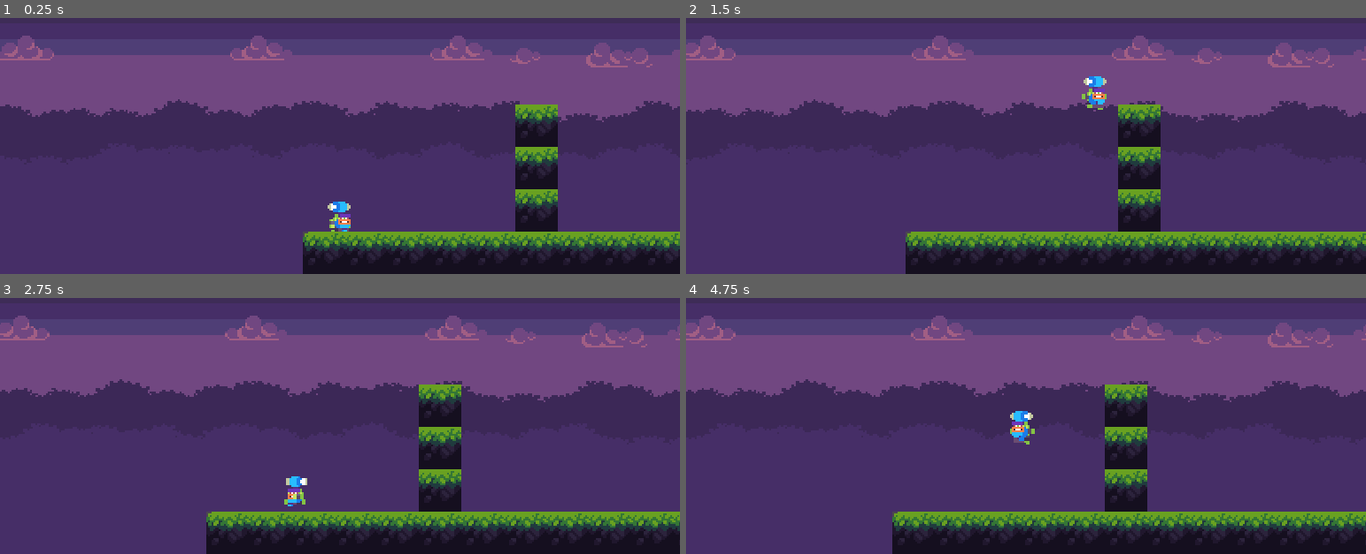
Above: before the commit, frames 1-4 (two rows, left to right).
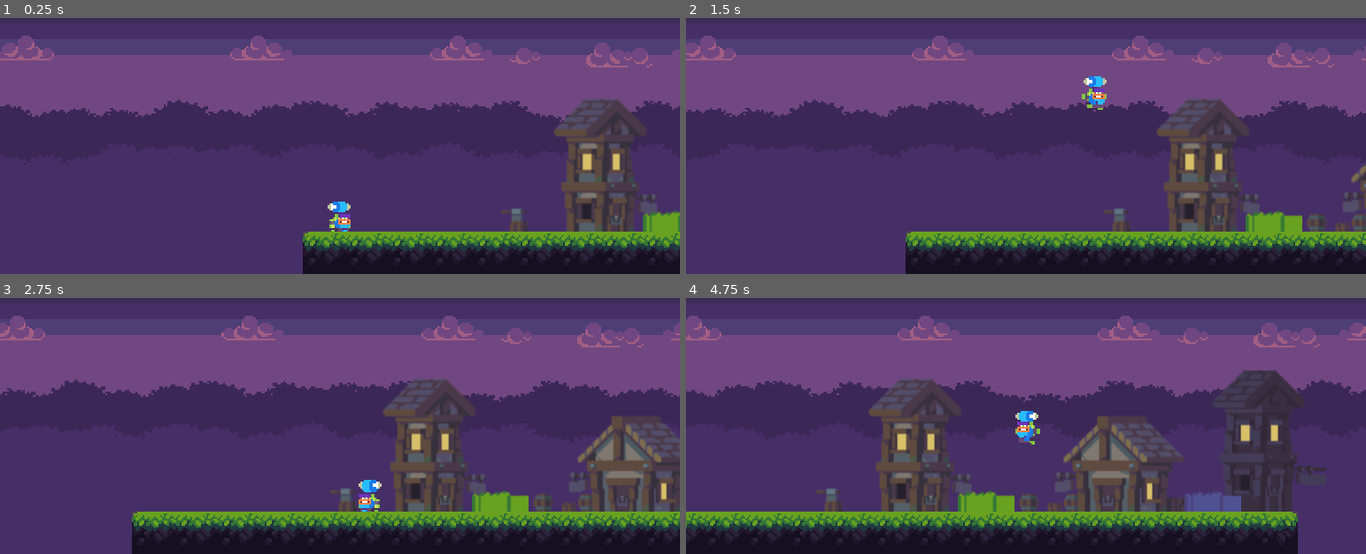
Above: after the commit, the same moments.

Repository: Gui-dev/the-mighty-rune
Game: Godot game, scene res://scene/management/game_level.tscn
The game is run twice, just before and just after one commit, with the same random seed, the same clock (stepped at 60 frames per second) and the same inputs.
Inputs:
- Up to frame 1 (0.25 s): no input
- Up to frame 2 (1.5 s): tap Enter at 0.5 s; hold Right (ui_right) from 0.53 s (still down); tap Space (ui_select) at 0.77 s
- Up to frame 3 (2.75 s): tap Space (ui_select) at 1.52 s; release Right (ui_right) at 2.03 s; hold Left (ui_left) from 2.03 s (still down)
- Up to frame 4 (4.75 s): release Left (ui_left) at 2.78 s; hold Right (ui_right) 2.78-4.28 s; tap Space (ui_select) at 3.02, 3.77, 4.52 s; hold Left (ui_left) from 4.28 s (still down)

The runs differ from the first frame. In frame 1, 8.0% of the frame differs, in the area x 73-100%, y 31-84%; in frame 2, 8.8%; in frame 3, 18%; in frame 4, 28%, in the area x 0-100%, y 6-100%.

Commit message:
feat: add tilemap decoration

Diff:
--- a/scene/management/game_level.tscn
+++ b/scene/management/game_level.tscn
@@ -1,10 +1,17 @@
-[gd_scene load_steps=10 format=2]
+[gd_scene load_steps=20 format=2]
 
 [ext_resource path="res://assets/sprites/Tiles/Tile-09.png" type="Texture" id=1]
 [ext_resource path="res://assets/sprites/Tiles/Tile-10.png" type="Texture" id=2]
 [ext_resource path="res://assets/sprites/Tiles/Tile-08.png" type="Texture" id=3]
 [ext_resource path="res://scene/character/player.tscn" type="PackedScene" id=4]
 [ext_resource path="res://scene/management/background.tscn" type="PackedScene" id=5]
+[ext_resource path="res://assets/sprites/Objects/Obj-Barrel.png" type="Texture" id=6]
+[ext_resource path="res://assets/sprites/Objects/Obj-Axe-Wood.png" type="Texture" id=7]
+[ext_resource path="res://assets/sprites/Misc/Grass-Purple-Foreground.png" type="Texture" id=8]
+[ext_resource path="res://assets/sprites/Misc/Grass-Green-Foreground.png" type="Texture" id=9]
+[ext_resource path="res://assets/sprites/Misc/House-01.png" type="Texture" id=10]
+[ext_resource path="res://assets/sprites/Misc/House-Background-01.png" type="Texture" id=11]
+[ext_resource path="res://assets/sprites/Misc/House-02.png" type="Texture" id=12]
 
 [sub_resource type="ConvexPolygonShape2D" id=1]
 points = PoolVector2Array( 0, 0, 24, 0, 24, 24, 0, 24 )
@@ -80,6 +87,126 @@
 } ]
 2/z_index = 0
 
+[sub_resource type="ConvexPolygonShape2D" id=8]
+points = PoolVector2Array( 5, 16, 5, 16, 5, 10, 6, 10, 6, 6, 0, 6, 0, 4, 6, 4, 6, 3, 12, 3, 12, 4, 14, 4, 14, 6, 12, 6, 12, 10, 15, 10, 15, 16 )
+
+[sub_resource type="ConvexPolygonShape2D" id=6]
+points = PoolVector2Array( 3, 6, 14, 6, 14, 16, 3, 16 )
+
+[sub_resource type="TileSet" id=7]
+0/name = "axe_wood"
+0/texture = ExtResource( 7 )
+0/tex_offset = Vector2( 0, 0 )
+0/modulate = Color( 1, 1, 1, 1 )
+0/region = Rect2( 0, 0, 16, 16 )
+0/tile_mode = 0
+0/occluder_offset = Vector2( 0, 0 )
+0/navigation_offset = Vector2( 0, 0 )
+0/shape_offset = Vector2( 0, 0 )
+0/shape_transform = Transform2D( 1, 0, 0, 1, 0, 0 )
+0/shape = SubResource( 8 )
+0/shape_one_way = false
+0/shape_one_way_margin = 1.0
+0/shapes = [ {
+"autotile_coord": Vector2( 0, 0 ),
+"one_way": false,
+"one_way_margin": 1.0,
+"shape": SubResource( 8 ),
+"shape_transform": Transform2D( 1, 0, 0, 1, 0, 0 )
+} ]
+0/z_index = 0
+1/name = "barrel"
+1/texture = ExtResource( 6 )
+1/tex_offset = Vector2( 0, 0 )
+1/modulate = Color( 1, 1, 1, 1 )
+1/region = Rect2( 0, 0, 16, 16 )
+1/tile_mode = 0
+1/occluder_offset = Vector2( 0, 0 )
+1/navigation_offset = Vector2( 0, 0 )
+1/shape_offset = Vector2( 0, 0 )
+1/shape_transform = Transform2D( 1, 0, 0, 1, 0, 0 )
+1/shape = SubResource( 6 )
+1/shape_one_way = false
+1/shape_one_way_margin = 1.0
+1/shapes = [ {
+"autotile_coord": Vector2( 0, 0 ),
+"one_way": false,
+"one_way_margin": 1.0,
+"shape": SubResource( 6 ),
+"shape_transform": Transform2D( 1, 0, 0, 1, 0, 0 )
+} ]
+1/z_index = 0
+2/name = "grass_green_forenground"
+2/texture = ExtResource( 9 )
+2/tex_offset = Vector2( 0, 0 )
+2/modulate = Color( 1, 1, 1, 1 )
+2/region = Rect2( 0, 16, 32, 16 )
+2/tile_mode = 0
+2/occluder_offset = Vector2( 0, 0 )
+2/navigation_offset = Vector2( 0, 0 )
+2/shape_offset = Vector2( 0, 0 )
+2/shape_transform = Transform2D( 1, 0, 0, 1, 0, 0 )
+2/shape_one_way = false
+2/shape_one_way_margin = 0.0
+2/shapes = [  ]
+2/z_index = 0
+3/name = "grass_purple_foreground"
+3/texture = ExtResource( 8 )
+3/tex_offset = Vector2( 0, 0 )
+3/modulate = Color( 1, 1, 1, 1 )
+3/region = Rect2( 0, 16, 32, 16 )
+3/tile_mode = 0
+3/occluder_offset = Vector2( 0, 0 )
+3/navigation_offset = Vector2( 0, 0 )
+3/shape_offset = Vector2( 0, 0 )
+3/shape_transform = Transform2D( 1, 0, 0, 1, 0, 0 )
+3/shape_one_way = false
+3/shape_one_way_margin = 0.0
+3/shapes = [  ]
+3/z_index = 0
+4/name = "house_one"
+4/texture = ExtResource( 10 )
+4/tex_offset = Vector2( 0, 0 )
+4/modulate = Color( 1, 1, 1, 1 )
+4/region = Rect2( 0, 0, 80, 80 )
+4/tile_mode = 0
+4/occluder_offset = Vector2( 0, 0 )
+4/navigation_offset = Vector2( 0, 0 )
+4/shape_offset = Vector2( 0, 0 )
+4/shape_transform = Transform2D( 1, 0, 0, 1, 0, 0 )
+4/shape_one_way = false
+4/shape_one_way_margin = 0.0
+4/shapes = [  ]
+4/z_index = 0
+5/name = "house_two"
+5/texture = ExtResource( 12 )
+5/tex_offset = Vector2( 0, 0 )
+5/modulate = Color( 1, 1, 1, 1 )
+5/region = Rect2( 0, 0, 80, 64 )
+5/tile_mode = 0
+5/occluder_offset = Vector2( 0, 0 )
+5/navigation_offset = Vector2( 0, 0 )
+5/shape_offset = Vector2( 0, 0 )
+5/shape_transform = Transform2D( 1, 0, 0, 1, 0, 0 )
+5/shape_one_way = false
+5/shape_one_way_margin = 0.0
+5/shapes = [  ]
+5/z_index = 0
+6/name = "house_three"
+6/texture = ExtResource( 11 )
+6/tex_offset = Vector2( 0, 0 )
+6/modulate = Color( 1, 1, 1, 1 )
+6/region = Rect2( 0, 0, 64, 80 )
+6/tile_mode = 0
+6/occluder_offset = Vector2( 0, 0 )
+6/navigation_offset = Vector2( 0, 0 )
+6/shape_offset = Vector2( 0, 0 )
+6/shape_transform = Transform2D( 1, 0, 0, 1, 0, 0 )
+6/shape_one_way = false
+6/shape_one_way_margin = 0.0
+6/shapes = [  ]
+6/z_index = 0
+
 [node name="GameLevel" type="Node2D"]
 
 [node name="map" type="Node2D" parent="."]
@@ -88,7 +215,16 @@
 tile_set = SubResource( 4 )
 cell_size = Vector2( 24, 24 )
 format = 1
-tile_data = PoolIntArray( 262149, 2, 0, 327685, 2, 0, 393221, 2, 0, 458752, 0, 0, 458753, 2, 0, 458754, 2, 0, 458755, 2, 0, 458756, 2, 0, 458757, 2, 0, 458758, 2, 0, 458759, 2, 0, 458760, 2, 0, 458761, 2, 0, 458762, 2, 0, 458763, 2, 0, 458764, 2, 0, 458765, 2, 0, 458766, 2, 0, 458767, 1, 0 )
+tile_data = PoolIntArray( 458752, 0, 0, 458753, 2, 0, 458754, 2, 0, 458755, 2, 0, 458756, 2, 0, 458757, 2, 0, 458758, 2, 0, 458759, 2, 0, 458760, 2, 0, 458761, 2, 0, 458762, 2, 0, 458763, 2, 0, 458764, 2, 0, 458765, 2, 0, 458766, 2, 0, 458767, 1, 0 )
+
+[node name="decoration" type="TileMap" parent="map"]
+position = Vector2( 0, -8 )
+tile_set = SubResource( 7 )
+cell_size = Vector2( 16, 16 )
+format = 1
+tile_data = PoolIntArray( 393224, 4, 0, 393237, 6, 0, 458767, 5, 0, 655367, 0, 0, 655372, 2, 0, 655374, 1, 0, 655380, 3, 0 )
+
+[node name="npc" type="Node2D" parent="."]
 
 [node name="Player" parent="." instance=ExtResource( 4 )]
 position = Vector2( 21, 156 )
